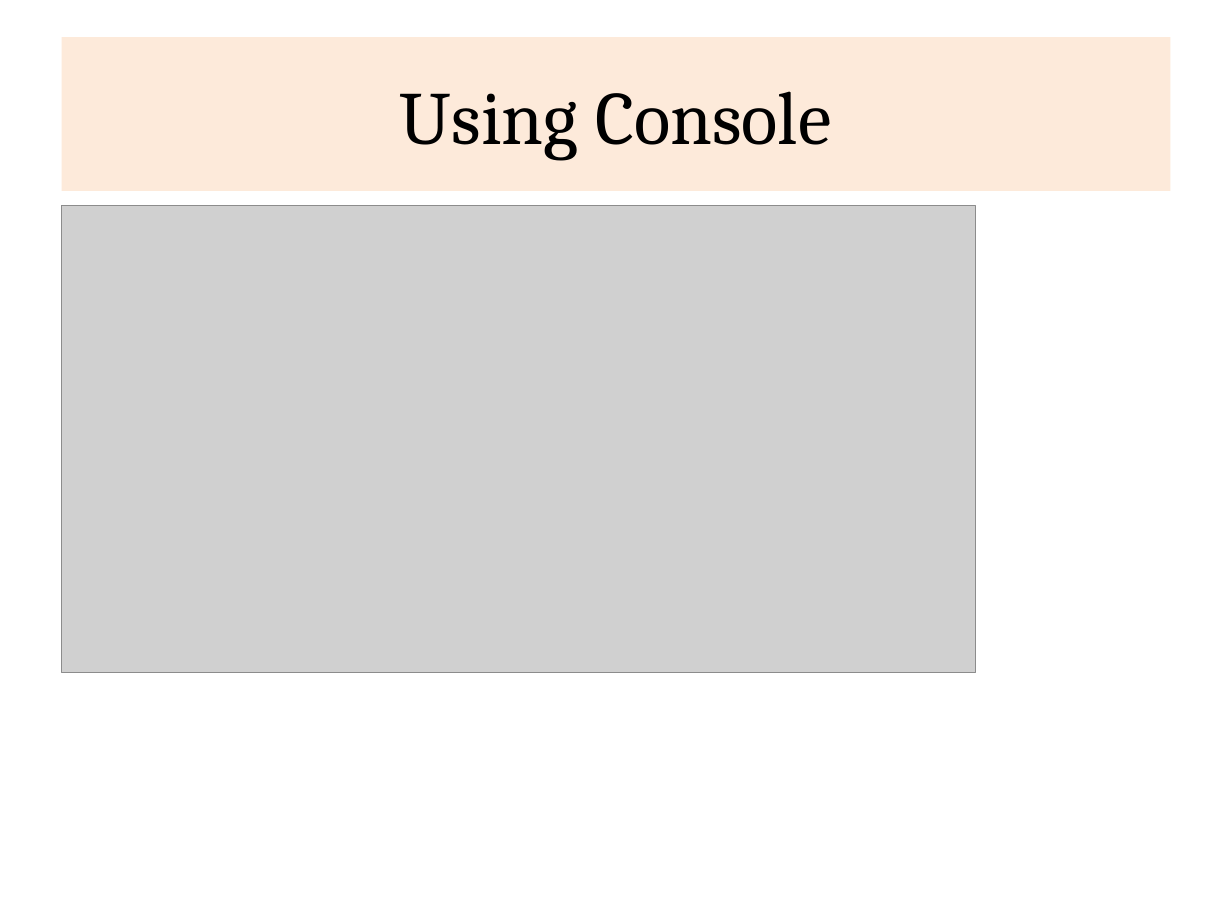
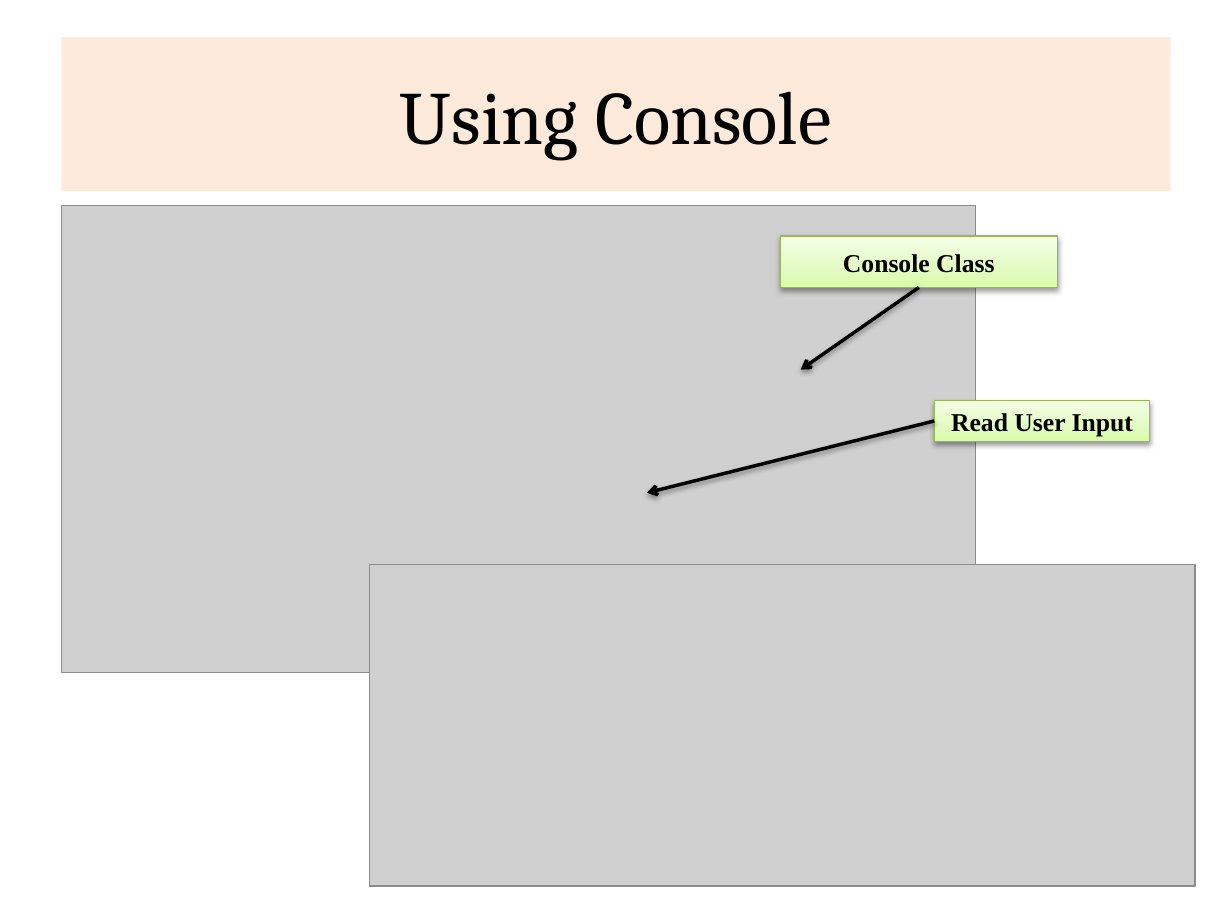
Before and after one commit to rajasekaran36/CS8392-OOPS, a slide deck: slide 19 of Slides/Unit 3/CS8392-U3-Input-and-Output.pptx (slide 17 before the commit). Drawn at 1232x924 pixels with LibreOffice and Linux fonts; fonts in the diff are those of the drawing; grey boxes stand for pictures. Boxes give left, top, right and bottom in pixels: in the first picture for what was removed or moved away, otherwise in the second. Text is boxed around its words. In the diff, an @@ line names an element or a change of style, - is before the commit and + after.

Commit message:
Last Update 26-08-2018  8:23:18.36

```diff
--- a/Slides/Unit 3/CS8392-U3-Input-and-Output.pptx
+++ b/Slides/Unit 3/CS8392-U3-Input-and-Output.pptx
@@ rectangle added at box(780, 237, 1057, 288), fill gradient #DAFDA7 to #E4FCC2 to #F5FFE7, outline #98B955 0.75 pt, 15 pt, text #000000, bold @@
+Console Class
@@ arrow added from (919, 287) to (801, 370), #000000 2 pt @@
@@ rectangle added at box(934, 400, 1149, 441), fill gradient #DAFDA7 to #E4FCC2 to #F5FFE7, outline #98B955 0.75 pt, 15 pt, text #000000, bold @@
+Read User Input
@@ arrow added from (934, 421) to (647, 493), #000000 2 pt @@
@@ picture added at box(370, 564, 1195, 886) @@
```
Also in this commit, not shown: 2 other slides changed, 2 slides added, 1 slide removed.
